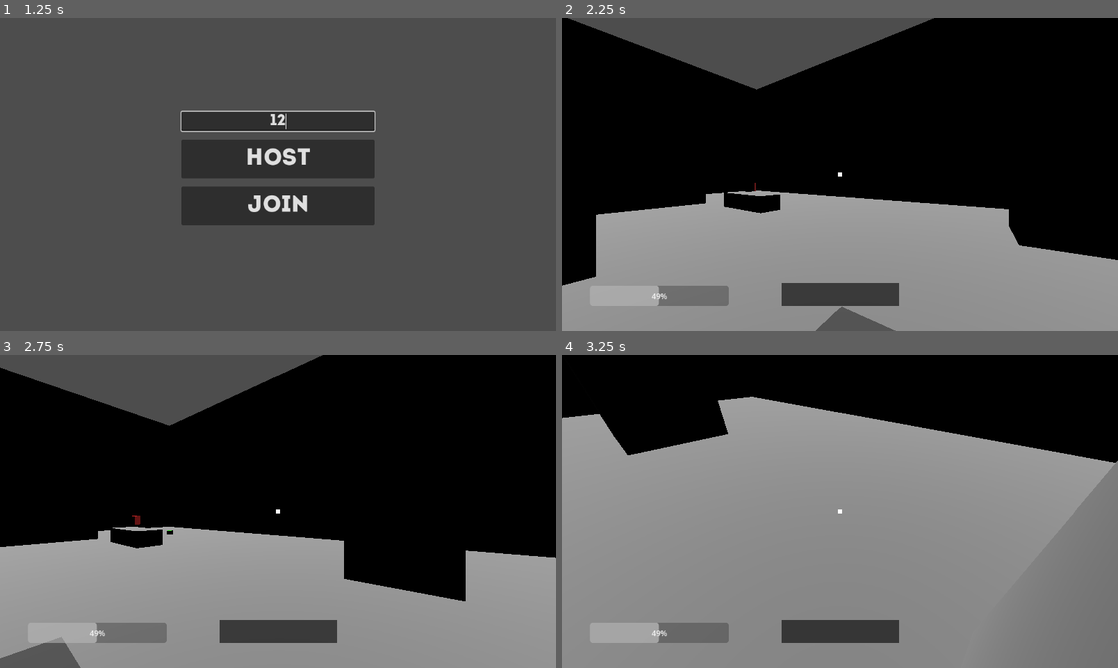
Above: before the commit, frames 1-4 (two rows, left to right).
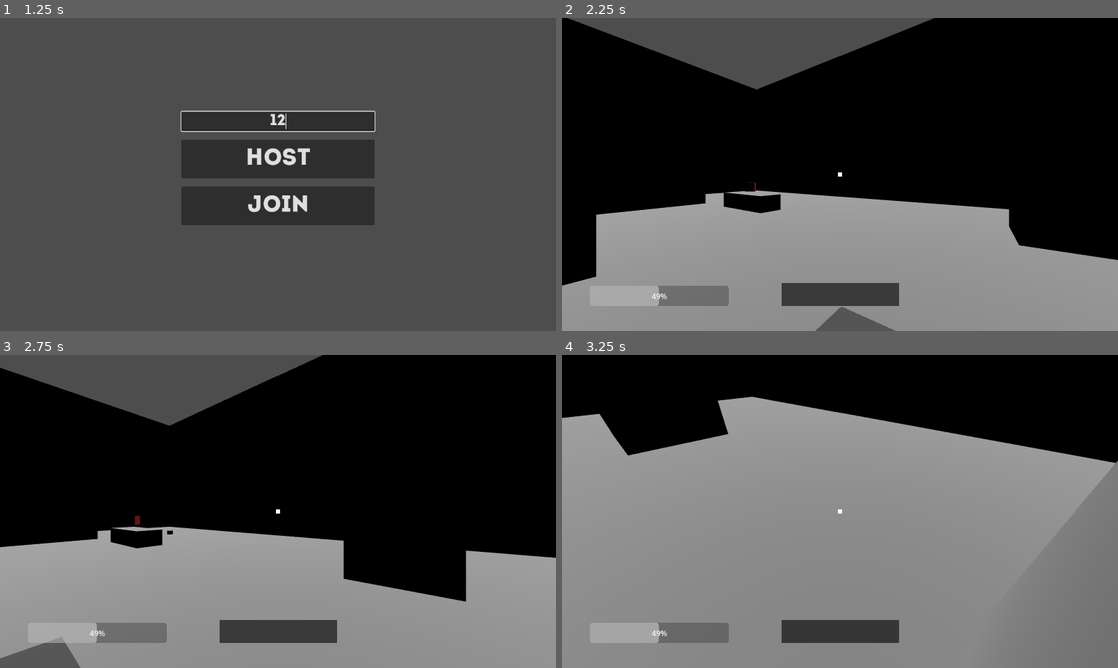
Above: after the commit, the same moments.

Repository: rommmmmashka-ops/Project1
Game: Godot game, scene res://main.tscn
Two runs of this game, one before a commit and one after it. Both use one fixed random seed, a clock stepped at 60 frames per second and the inputs below.
Inputs (mouse positions are in pixels of both pictures, inside the frame that each line leads up to):
- Up to frame 1 (1.25 s): click (278, 121) at 0.52 s; type "12" at 0.6 s
- Up to frame 2 (2.25 s): click "HOST" at 1.25 s; tap Enter (ui_accept) at 2 s; move the mouse to (962, 158) at 2.02 s; hold Right (ui_right) from 2.03 s (still down); tap 1 (1_gun) at 2.1 s; click (962, 158) at 2.17 s
- Up to frame 3 (2.75 s): keep holding Right (ui_right); tap Enter (ui_accept) at 2.27 s
- Up to frame 4 (3.25 s): move the mouse to (728, 527) at 2.77 s; release Right (ui_right) at 2.78 s; hold Down (ui_down) from 2.78 s (still down); tap 2 (2_gun) at 2.85 s; tap Enter (ui_accept) at 3.02 s

Frame 1 is identical in both runs. In frame 2, 0.3% of the frame differs, in the area x 0-100%, y 0-100%; in frame 3, 0.3%; in frame 4, 0.2%.

Commit message:
Add files via upload

Diff:
--- a/mpshooter/Guns/StandartGunTemplate/GunView.gd
+++ b/mpshooter/Guns/StandartGunTemplate/GunView.gd
@@ -37,6 +37,14 @@
 	continuous_cd = true
 	changed()
 
+func _physics_process(_delta: float):
+	if !canBeTaken and ray_origin.is_colliding():
+		var col = ray_origin.get_collision_point()
+		var distance = ray_origin.global_position.distance_to(col)
+		laser.mesh.height = distance
+		print(laser.mesh.height)
+		laser.position.z = -distance / 2
+
 
 func changed():
 	#print(canBeTaken)
--- a/mpshooter/Guns/StandartGunTemplate/gun.tscn
+++ b/mpshooter/Guns/StandartGunTemplate/gun.tscn
@@ -66,9 +66,9 @@
 
 [sub_resource type="AnimationLibrary" id="AnimationLibrary_a58p2"]
 _data = {
-"RESET": SubResource("Animation_u3nkr"),
-"Reload": SubResource("Animation_g1522"),
-"Shoot": SubResource("Animation_p5i31")
+&"RESET": SubResource("Animation_u3nkr"),
+&"Reload": SubResource("Animation_g1522"),
+&"Shoot": SubResource("Animation_p5i31")
 }
 
 [sub_resource type="BoxShape3D" id="BoxShape3D_mgs7p"]
@@ -111,7 +111,7 @@
 
 [node name="AnimationPlayer" type="AnimationPlayer" parent="."]
 libraries = {
-"": SubResource("AnimationLibrary_a58p2")
+&"": SubResource("AnimationLibrary_a58p2")
 }
 
 [node name="AudioStreamPlayer" type="AudioStreamPlayer" parent="."]
@@ -131,12 +131,10 @@
 
 [node name="RayCast3D" type="RayCast3D" parent="."]
 target_position = Vector3(0, 0, -20)
-collision_mask = 8
-collide_with_areas = true
-collide_with_bodies = false
+collision_mask = 7
 
 [node name="Laser" type="MeshInstance3D" parent="."]
-transform = Transform3D(1, 0, 0, 0, -4.37114e-08, -1, 0, 1, -4.37114e-08, 0, 0, -10)
+transform = Transform3D(1, 0, 0, 0, -4.371139e-08, -1, 0, 1, -4.371139e-08, 0, 0, -10)
 mesh = SubResource("CylinderMesh_uqo53")
 
 [node name="Label" type="Label" parent="."]
--- a/mpshooter/Objects/Object/test_object.gd
+++ b/mpshooter/Objects/Object/test_object.gd
@@ -12,7 +12,7 @@
 @export var isForBuilding = false
 @export var isOneUsage = true
 #Properties
-var properties = []
+var properties = {}
 
 
 
--- a/mpshooter/main.gd
+++ b/mpshooter/main.gd
@@ -102,7 +102,7 @@
 			child.queue_free()
 
 func _on_line_edit_text_submitted(new_text):
-	ip_adress = $MainMenu/LineEdit.new_text
+	ip_adress = new_text
 
 func _on_host_pressed():
 	peer.create_server(PORT)
--- a/mpshooter/main.tscn
+++ b/mpshooter/main.tscn
@@ -17,7 +17,7 @@
 playerPacked = ExtResource("2_mew6u")
 
 [node name="MultiplayerSpawner" type="MultiplayerSpawner" parent="."]
-_spawnable_scenes = PackedStringArray("res://Player/player.tscn")
+_spawnable_scenes = PackedStringArray("uid://cryiv2n4polqc")
 spawn_path = NodePath("..")
 
 [node name="MainMenu" type="CanvasLayer" parent="."]
--- a/mpshooter/project.godot
+++ b/mpshooter/project.godot
@@ -12,80 +12,81 @@
 
 config/name="Mp Shooter"
 run/main_scene="res://main.tscn"
-config/features=PackedStringArray("4.2", "Mobile")
+config/features=PackedStringArray("4.5", "Mobile")
 config/icon="res://icon.svg"
 
 [display]
 
+window/size/mode=2
 window/stretch/mode="viewport"
 
 [input]
 
 ui_left={
 "deadzone": 0.5,
-"events": [Object(InputEventKey,"resource_local_to_scene":fa …(174 unchanged characters)… l_keycode":0,"key_label":0,"unicode":0,"echo":false,"script":null)
+"events": [Object(InputEventKey,"resource_local_to_scene":fa …(174 unchanged characters)… l_keycode":0,"key_label":0,"unicode":0,"location":0,"echo":false,"script":null)
 , Object(InputEventJoypadButton,"resource_local_to_scene":false,"resource_name":"","device":0,"button_index":13,"pressure":0.0,"pressed":false,"script":null)
 , Object(InputEventJoypadMotion,"resource_local_to_scene":false,"resource_name":"","device":0,"axis":0,"axis_value":-1.0,"script":null)
-, Object(InputEventKey,"resource_local_to_scene":false,"reso …(162 unchanged characters)… keycode":65,"key_label":0,"unicode":97,"echo":false,"script":null)
+, Object(InputEventKey,"resource_local_to_scene":false,"reso …(162 unchanged characters)… keycode":65,"key_label":0,"unicode":97,"location":0,"echo":false,"script":null)
 ]
 }
 ui_right={
 "deadzone": 0.5,
-"events": [Object(InputEventKey,"resource_local_to_scene":fa …(174 unchanged characters)… l_keycode":0,"key_label":0,"unicode":0,"echo":false,"script":null)
+"events": [Object(InputEventKey,"resource_local_to_scene":fa …(174 unchanged characters)… l_keycode":0,"key_label":0,"unicode":0,"location":0,"echo":false,"script":null)
 , Object(InputEventJoypadButton,"resource_local_to_scene":false,"resource_name":"","device":0,"button_index":14,"pressure":0.0,"pressed":false,"script":null)
 , Object(InputEventJoypadMotion,"resource_local_to_scene":false,"resource_name":"","device":0,"axis":0,"axis_value":1.0,"script":null)
-, Object(InputEventKey,"resource_local_to_scene":false,"reso …(163 unchanged characters)… eycode":68,"key_label":0,"unicode":100,"echo":false,"script":null)
+, Object(InputEventKey,"resource_local_to_scene":false,"reso …(163 unchanged characters)… eycode":68,"key_label":0,"unicode":100,"location":0,"echo":false,"script":null)
 ]
 }
 ui_up={
 "deadzone": 0.5,
-"events": [Object(InputEventKey,"resource_local_to_scene":fa …(174 unchanged characters)… l_keycode":0,"key_label":0,"unicode":0,"echo":false,"script":null)
+"events": [Object(InputEventKey,"resource_local_to_scene":fa …(174 unchanged characters)… l_keycode":0,"key_label":0,"unicode":0,"location":0,"echo":false,"script":null)
 , Object(InputEventJoypadButton,"resource_local_to_scene":false,"resource_name":"","device":0,"button_index":11,"pressure":0.0,"pressed":false,"script":null)
 , Object(InputEventJoypadMotion,"resource_local_to_scene":false,"resource_name":"","device":0,"axis":1,"axis_value":-1.0,"script":null)
-, Object(InputEventKey,"resource_local_to_scene":false,"reso …(163 unchanged characters)… eycode":87,"key_label":0,"unicode":119,"echo":false,"script":null)
+, Object(InputEventKey,"resource_local_to_scene":false,"reso …(163 unchanged characters)… eycode":87,"key_label":0,"unicode":119,"location":0,"echo":false,"script":null)
 ]
 }
 ui_down={
 "deadzone": 0.5,
-"events": [Object(InputEventKey,"resource_local_to_scene":fa …(174 unchanged characters)… l_keycode":0,"key_label":0,"unicode":0,"echo":false,"script":null)
+"events": [Object(InputEventKey,"resource_local_to_scene":fa …(174 unchanged characters)… l_keycode":0,"key_label":0,"unicode":0,"location":0,"echo":false,"script":null)
 , Object(InputEventJoypadButton,"resource_local_to_scene":false,"resource_name":"","device":0,"button_index":12,"pressure":0.0,"pressed":false,"script":null)
 , Object(InputEventJoypadMotion,"resource_local_to_scene":false,"resource_name":"","device":0,"axis":1,"axis_value":1.0,"script":null)
-, Object(InputEventKey,"resource_local_to_scene":false,"reso …(163 unchanged characters)… eycode":83,"key_label":0,"unicode":115,"echo":false,"script":null)
+, Object(InputEventKey,"resource_local_to_scene":false,"reso …(163 unchanged characters)… eycode":83,"key_label":0,"unicode":115,"location":0,"echo":false,"script":null)
 ]
 }
 ui_shift={
 "deadzone": 0.5,
-"events": [Object(InputEventKey,"resource_local_to_scene":fa …(175 unchanged characters)… ode":4194325,"key_label":0,"unicode":0,"echo":false,"script":null)
+"events": [Object(InputEventKey,"resource_local_to_scene":fa …(175 unchanged characters)… ode":4194325,"key_label":0,"unicode":0,"location":0,"echo":false,"script":null)
 ]
 }
 1_gun={
 "deadzone": 0.5,
-"events": [Object(InputEventKey,"resource_local_to_scene":fa …(171 unchanged characters)… keycode":49,"key_label":0,"unicode":49,"echo":false,"script":null)
+"events": [Object(InputEventKey,"resource_local_to_scene":fa …(171 unchanged characters)… keycode":49,"key_label":0,"unicode":49,"location":0,"echo":false,"script":null)
 ]
 }
 2_gun={
 "deadzone": 0.5,
-"events": [Object(InputEventKey,"resource_local_to_scene":fa …(171 unchanged characters)… keycode":50,"key_label":0,"unicode":50,"echo":false,"script":null)
+"events": [Object(InputEventKey,"resource_local_to_scene":fa …(171 unchanged characters)… keycode":50,"key_label":0,"unicode":50,"location":0,"echo":false,"script":null)
 ]
 }
 3_gun={
 "deadzone": 0.5,
-"events": [Object(InputEventKey,"resource_local_to_scene":fa …(171 unchanged characters)… keycode":51,"key_label":0,"unicode":51,"echo":false,"script":null)
+"events": [Object(InputEventKey,"resource_local_to_scene":fa …(171 unchanged characters)… keycode":51,"key_label":0,"unicode":51,"location":0,"echo":false,"script":null)
 ]
 }
 ui_throw={
 "deadzone": 0.5,
-"events": [null, Object(InputEventKey,"resource_local_to_sce …(175 unchanged characters)… _keycode":81,"key_label":0,"unicode":0,"echo":false,"script":null)
+"events": [null, Object(InputEventKey,"resource_local_to_sce …(175 unchanged characters)… _keycode":81,"key_label":0,"unicode":0,"location":0,"echo":false,"script":null)
 ]
 }
 ui_reload={
 "deadzone": 0.5,
-"events": [Object(InputEventKey,"resource_local_to_scene":fa …(172 unchanged characters)… eycode":82,"key_label":0,"unicode":114,"echo":false,"script":null)
+"events": [Object(InputEventKey,"resource_local_to_scene":fa …(172 unchanged characters)… eycode":82,"key_label":0,"unicode":114,"location":0,"echo":false,"script":null)
 ]
 }
 ui_scope={
 "deadzone": 0.5,
-"events": [Object(InputEventKey,"resource_local_to_scene":fa …(171 unchanged characters)… keycode":67,"key_label":0,"unicode":99,"echo":false,"script":null)
+"events": [Object(InputEventKey,"resource_local_to_scene":fa …(171 unchanged characters)… keycode":67,"key_label":0,"unicode":99,"location":0,"echo":false,"script":null)
 ]
 }
 
@@ -102,3 +103,5 @@
 [rendering]
 
 renderer/rendering_method="mobile"
+anti_aliasing/quality/msaa_3d=1
+anti_aliasing/quality/screen_space_aa=1
Not shown, changed: mpshooter/Decals/Blood.png.import
Not shown, added: mpshooter/Guns/StandartGunTemplate/GunLogic.gd.uid
Not shown, added: mpshooter/Guns/StandartGunTemplate/GunView.gd.uid
Not shown, added: mpshooter/Guns/StandartGunTemplate/gun.gd.uid
Not shown: 1 places in mpshooter/Guns/StandartGunTemplate/gun.tscn that only renumber resources
Not shown, changed: mpshooter/Intro.otf.import
Not shown, added: mpshooter/Objects/ItemLogic.gd.uid
Not shown, changed: mpshooter/Objects/JetPack/jetpack.obj.import
Not shown, added: mpshooter/Objects/Lift/Lift.gd.uid
Not shown, added: mpshooter/Objects/Medicine/HealKIt.gd.uid
Not shown, changed: mpshooter/Objects/Object/Brick_icon.png.import
Not shown, added: mpshooter/Objects/Object/test_object.gd.uid
(and 8 more such lines)
